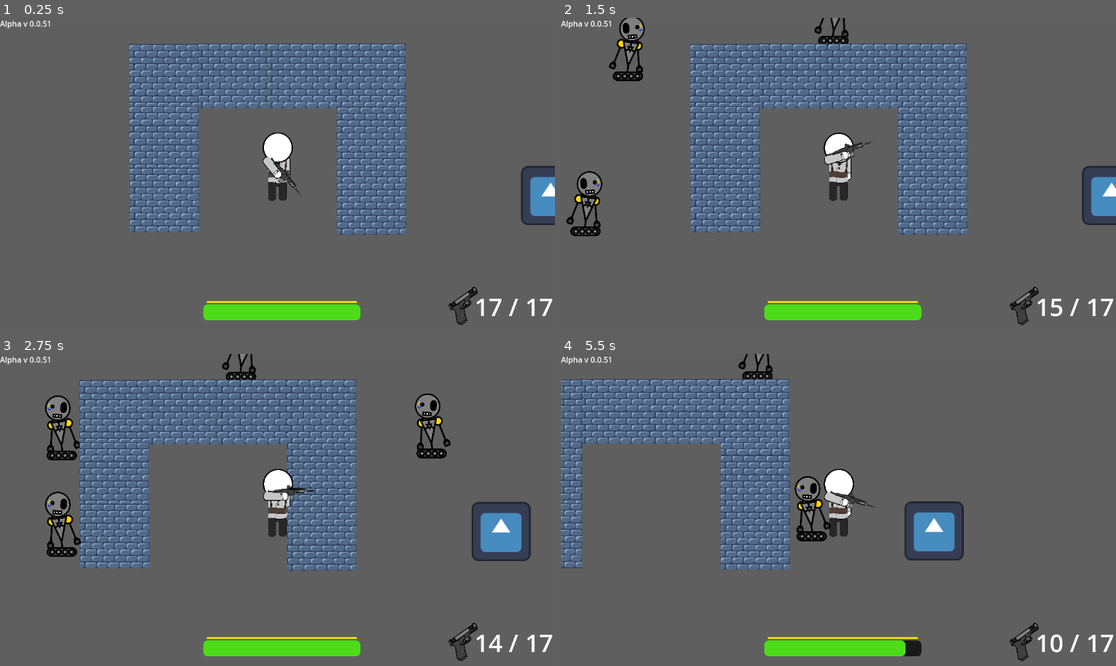
Above: before the commit, frames 1-4 (two rows, left to right).
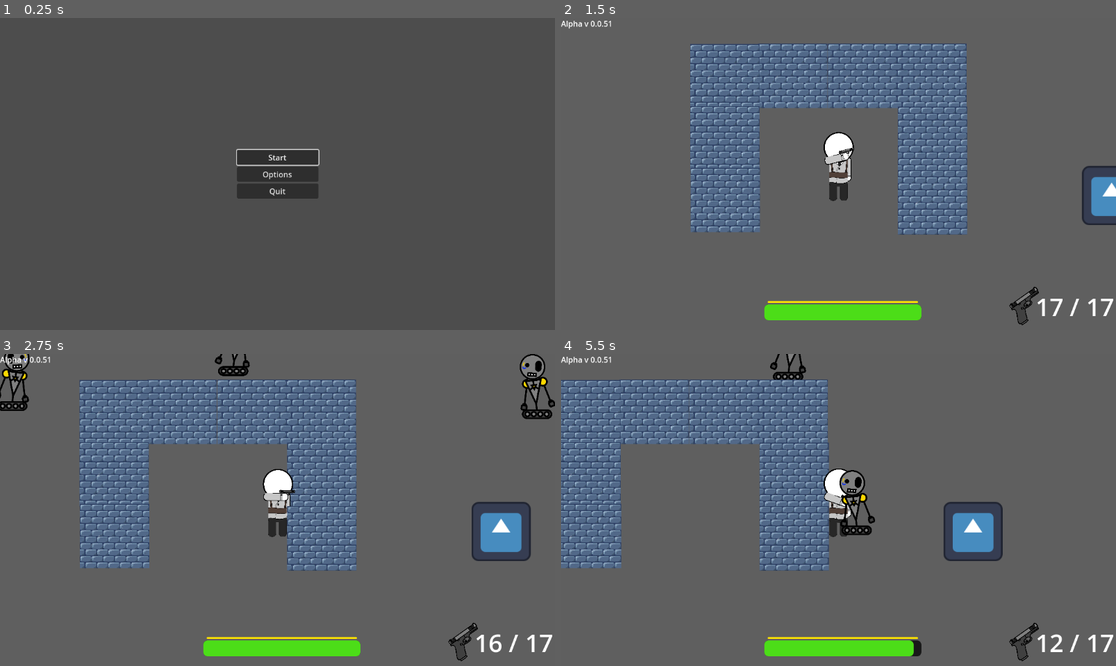
Above: after the commit, the same moments.

Repository: Pix4gunXd/Try_hit_me
Game: Godot game, scene res://menu.tscn
Two runs of this game, one before a commit and one after it. Both use one fixed random seed, a clock stepped at 60 frames per second and the inputs below. Before the commit the project starts from res://Scenes/main/game.tscn. The engine's default icon, where the game draws it, is replaced by a stand-in: a white triangle on a blue panel in a dark square.
Inputs (mouse positions are in pixels of both pictures, inside the frame that each line leads up to):
- Up to frame 1 (0.25 s): no input
- Up to frame 2 (1.5 s): click (838, 174) at 0.5 s, where only the run after the commit has a clickable "Options"; click (838, 158) at 1.25 s, where only the run after the commit has a clickable "Start"
- Up to frame 3 (2.75 s): move the mouse to (399, 494) at 2.02 s; press the mouse at (399, 494) at 2.03 s; hold D (move_right) from 2.03 s (still down)
- Up to frame 4 (5.5 s): move the mouse to (727, 525) at 2.77 s; release D (move_right) at 2.78 s; release the mouse at (727, 525) at 2.78 s; hold S (move_down) 2.78-3.53 s; click (727, 525) at 2.85 s; move the mouse to (894, 441) at 3.52 s; press the mouse at (894, 441) at 3.53 s; hold D (move_right) 3.53-4.28 s; move the mouse to (810, 572) at 4.27 s; release the mouse at (810, 572) at 4.28 s; hold W (move_up) 4.28-5.03 s; click (810, 572) at 4.35 s; move the mouse to (1005, 556) at 5.02 s; press the mouse at (1005, 556) at 5.03 s; hold A (move_left) from 5.03 s (still down)

The runs differ from the first frame. In frame 1, 25% of the frame differs, in the area x 0-100%, y 0-99%; in frame 2, 2.0%; in frame 3, 4.0%; in frame 4, 20%.

Commit message:
Add Menu

Diff:
--- a/Scenes/Player/player.gd
+++ b/Scenes/Player/player.gd
@@ -23,6 +23,7 @@
 		$Null_C.play_idle_animation()
 	#-----------------------------------------------------------------------------------------------
 	if get_global_mouse_position().x < global_position.x:
+		#Trocar o nome das armas como $Pistol por um node referente a todas as armas que cuide da troca delas!
 		$Null_C.scale.x = -1  # Inverte o nó horizontalmente
 		$Pistol.scale.x = -1
 		$rifle.scale.x = -1
--- /dev/null
+++ b/menu.gd
@@ -0,0 +1,11 @@
+extends Control
+
+func _ready():
+	$VBoxContainer/StartButton.grab_focus()
+
+func _on_start_button_pressed():
+	get_tree().change_scene_to_file("res://Scenes/main/game.tscn")
+
+
+func _on_quit_button_pressed():
+	get_tree().quit()
--- /dev/null
+++ b/menu.tscn
@@ -0,0 +1,43 @@
+[gd_scene load_steps=2 format=3 uid="uid://cuacls433armr"]
+
+[ext_resource type="Script" path="res://menu.gd" id="1_wemks"]
+
+[node name="Menu" type="Control"]
+layout_mode = 3
+anchors_preset = 15
+anchor_right = 1.0
+anchor_bottom = 1.0
+grow_horizontal = 2
+grow_vertical = 2
+script = ExtResource("1_wemks")
+
+[node name="VBoxContainer" type="VBoxContainer" parent="."]
+layout_mode = 1
+anchors_preset = 8
+anchor_left = 0.5
+anchor_top = 0.5
+anchor_right = 0.5
+anchor_bottom = 0.5
+offset_left = -84.5
+offset_top = -50.5
+offset_right = 84.5
+offset_bottom = 50.5
+grow_horizontal = 2
+grow_vertical = 2
+
+[node name="StartButton" type="Button" parent="VBoxContainer"]
+layout_mode = 2
+focus_neighbor_top = NodePath("../QuitButton")
+text = "Start"
+
+[node name="OptionsButton" type="Button" parent="VBoxContainer"]
+layout_mode = 2
+text = "Options"
+
+[node name="QuitButton" type="Button" parent="VBoxContainer"]
+layout_mode = 2
+focus_neighbor_bottom = NodePath("../StartButton")
+text = "Quit"
+
+[connection signal="pressed" from="VBoxContainer/StartButton" to="." method="_on_start_button_pressed"]
+[connection signal="pressed" from="VBoxContainer/QuitButton" to="." method="_on_quit_button_pressed"]
--- a/project.godot
+++ b/project.godot
@@ -12,7 +12,7 @@
 
 config/name="Try_hit_me"
 config/version="0.0.41"
-run/main_scene="res://Scenes/main/game.tscn"
+run/main_scene="res://menu.tscn"
 config/features=PackedStringArray("4.2", "GL Compatibility")
 boot_splash/bg_color=Color(0.141176, 0.141176, 0.141176, 0)
 boot_splash/image="res://Images/TryHitMe.png"
Not shown: 1 places in Scenes/Player/player.tscn that only renumber resources
